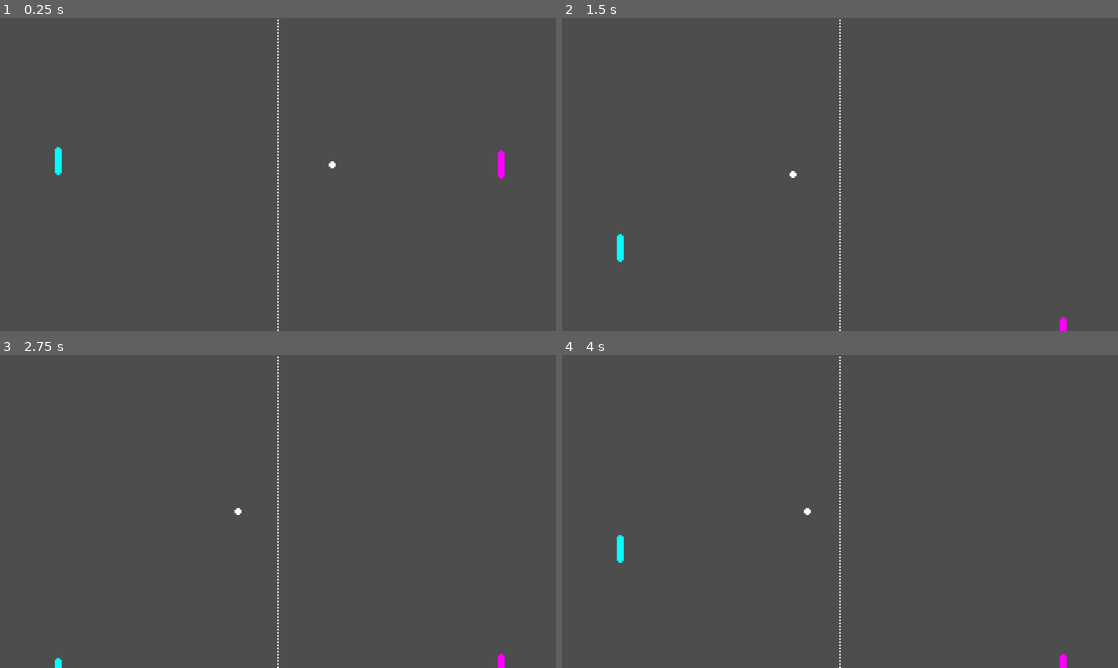
Above: before the commit, frames 1-4 (two rows, left to right).
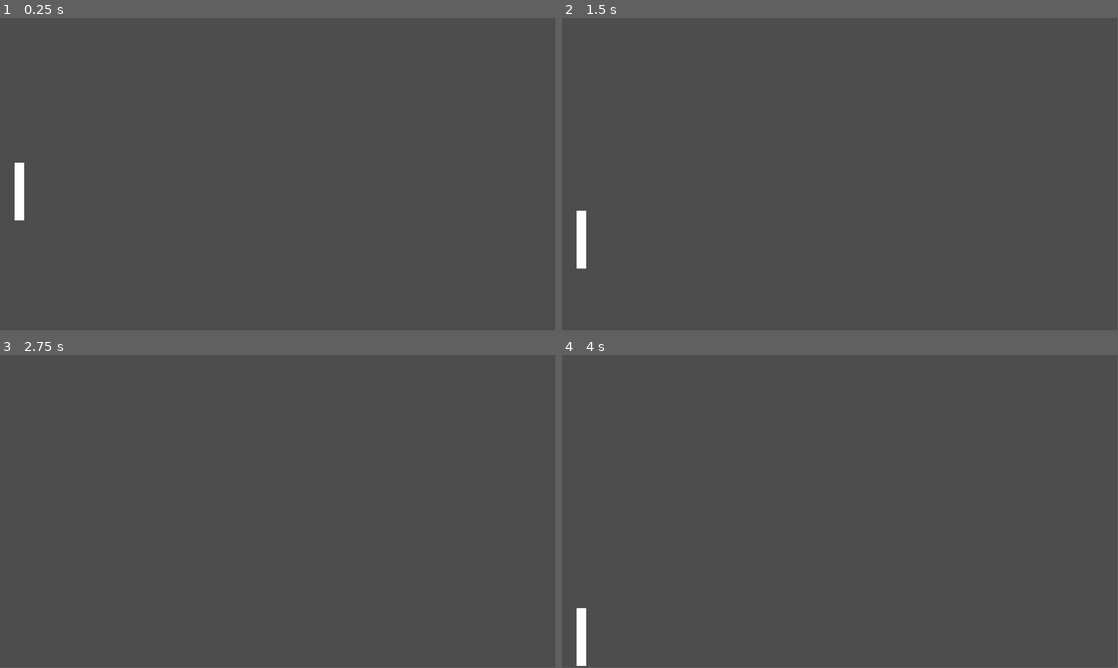
Above: after the commit, the same moments.

Repository: shresthashreejan/pong
Game: Godot game, scene res://scenes/pong.tscn
Two runs of this game, one before a commit and one after it. Both use one fixed random seed, a clock stepped at 60 frames per second and the inputs below. Before the commit the project starts from res://scenes/main.tscn.
Inputs:
- Up to frame 1 (0.25 s): no input
- Up to frame 2 (1.5 s): hold Down (right_move_down, bound only before the commit) 0.53-1.28 s; hold S (left_move_down, bound only before the commit) from 1.28 s (still down)
- Up to frame 3 (2.75 s): release S (left_move_down, bound only before the commit) at 2.03 s; hold Down (right_move_down, bound only before the commit) from 2.03 s (still down)
- Up to frame 4 (4 s): release Down (right_move_down, bound only before the commit) at 2.78 s; hold W (left_move_up, bound only before the commit) 2.78-3.53 s; hold S (left_move_down, bound only before the commit) from 3.53 s (still down)
The window is 800x450 before the commit and 799x449 after it. Grey fills any space a smaller window leaves; there, only what the larger window draws over its background counts as a difference.

The runs differ from the first frame. In frame 1, 0.7% of the frame differs, in the area x 2-91%, y 0-100%; in frame 2, 0.7%; in frame 3, 0.3%; in frame 4, 0.7%.

Commit message:
Reset project

Diff:
--- a/project.godot
+++ b/project.godot
@@ -11,34 +11,6 @@
 [application]
 
 config/name="pong"
-run/main_scene="uid://8vxh1ruhgbcd"
+run/main_scene="uid://cwhnd6h6qwgnd"
 config/features=PackedStringArray("4.5", "Forward Plus")
 config/icon="res://icon.svg"
-
-[display]
-
-window/size/viewport_width=1280
-window/size/viewport_height=720
-
-[input]
-
-left_move_up={
-"deadzone": 0.2,
-"events": [Object(InputEventKey,"resource_local_to_scene":false,"resource_name":"","device":-1,"window_id":0,"alt_pressed":false,"shift_pressed":false,"ctrl_pressed":false,"meta_pressed":false,"pressed":false,"keycode":0,"physical_keycode":87,"key_label":0,"unicode":119,"location":0,"echo":false,"script":null)
-]
-}
-left_move_down={
-"deadzone": 0.2,
-"events": [Object(InputEventKey,"resource_local_to_scene":false,"resource_name":"","device":-1,"window_id":0,"alt_pressed":false,"shift_pressed":false,"ctrl_pressed":false,"meta_pressed":false,"pressed":false,"keycode":0,"physical_keycode":83,"key_label":0,"unicode":115,"location":0,"echo":false,"script":null)
-]
-}
-right_move_up={
-"deadzone": 0.2,
-"events": [Object(InputEventKey,"resource_local_to_scene":false,"resource_name":"","device":-1,"window_id":0,"alt_pressed":false,"shift_pressed":false,"ctrl_pressed":false,"meta_pressed":false,"pressed":false,"keycode":0,"physical_keycode":4194320,"key_label":0,"unicode":0,"location":0,"echo":false,"script":null)
-]
-}
-right_move_down={
-"deadzone": 0.2,
-"events": [Object(InputEventKey,"resource_local_to_scene":false,"resource_name":"","device":-1,"window_id":0,"alt_pressed":false,"shift_pressed":false,"ctrl_pressed":false,"meta_pressed":false,"pressed":false,"keycode":0,"physical_keycode":4194322,"key_label":0,"unicode":0,"location":0,"echo":false,"script":null)
-]
-}
--- a/scenes/main.tscn
+++ /dev/null
@@ -1,30 +0,0 @@
-[gd_scene load_steps=6 format=3 uid="uid://8vxh1ruhgbcd"]
-
-[ext_resource type="Texture2D" uid="uid://bhtxcuobesgjm" path="res://assets/images/left_pallete.png" id="1_jyhfs"]
-[ext_resource type="Script" uid="uid://c51pdyjt6d4cj" path="res://scripts/main.gd" id="1_tbgi4"]
-[ext_resource type="Texture2D" uid="uid://b54fmrqglsgef" path="res://assets/images/right_pallete.png" id="2_tbgi4"]
-[ext_resource type="Texture2D" uid="uid://bui4s2648d486" path="res://assets/images/separator.png" id="3_tefeu"]
-[ext_resource type="Texture2D" uid="uid://b4go3460s7d18" path="res://assets/images/ball.png" id="4_o6xl0"]
-
-[node name="main" type="Node2D"]
-script = ExtResource("1_tbgi4")
-
-[node name="left" type="Sprite2D" parent="."]
-position = Vector2(134, 329)
-scale = Vector2(2, 2)
-texture = ExtResource("1_jyhfs")
-
-[node name="right" type="Sprite2D" parent="."]
-position = Vector2(1154, 337)
-scale = Vector2(2, 2)
-texture = ExtResource("2_tbgi4")
-
-[node name="separator" type="Sprite2D" parent="."]
-position = Vector2(640, 360)
-scale = Vector2(1.8, 1.8)
-texture = ExtResource("3_tefeu")
-
-[node name="ball" type="Sprite2D" parent="."]
-position = Vector2(640, 338)
-scale = Vector2(2, 2)
-texture = ExtResource("4_o6xl0")
--- /dev/null
+++ b/scenes/pong.tscn
@@ -0,0 +1,6 @@
+[gd_scene load_steps=2 format=3 uid="uid://cwhnd6h6qwgnd"]
+
+[ext_resource type="Script" uid="uid://dg6vhq2tumomy" path="res://scripts/pong.gd" id="1_nth8n"]
+
+[node name="pong" type="Node2D"]
+script = ExtResource("1_nth8n")
--- a/scripts/main.gd
+++ /dev/null
@@ -1,55 +0,0 @@
-extends Node2D
-
-const INITIAL_BALL_SPEED = 500
-const PAD_SPEED = 1000
-
-var screen_size
-var pad_size
-var direction = Vector2(1.0, 0.0)
-var ball_speed = INITIAL_BALL_SPEED
-
-func _ready():
-	screen_size = get_viewport_rect().size
-	pad_size = get_node("left").get_texture().get_size()
-	set_process(true)
-
-func _process(delta):
-	var ball_pos = get_node("ball").global_position
-	var left_rect = Rect2(get_node("left").global_position - pad_size * 0.5, pad_size)
-	var right_rect = Rect2(get_node("right").global_position - pad_size * 0.5, pad_size)
-
-	ball_pos += direction * ball_speed * delta
-
-	if ((ball_pos.y < 0 and direction.y < 0) or (ball_pos.y > screen_size.y and direction.y > 0)):
-		direction.y = - direction.y
-
-	if ((left_rect.has_point(ball_pos) and direction.x < 0) or (right_rect.has_point(ball_pos) and direction.x > 0)):
-		direction.x = - direction.x
-		direction.y = randf() * 2.0 - 1
-		direction = direction.normalized()
-		ball_speed *= 1.1
-
-	if (ball_pos.x < 0 or ball_pos.x > screen_size.x):
-		ball_pos = screen_size * 0.5
-		ball_speed = INITIAL_BALL_SPEED
-		direction = Vector2(-1, 0)
-
-	get_node("ball").global_position = ball_pos
-
-	var left_pos = get_node("left").global_position
-
-	if (left_pos.y > 0 and Input.is_action_pressed("left_move_up")):
-		left_pos.y += -PAD_SPEED * delta
-	if (left_pos.y < screen_size.y and Input.is_action_pressed("left_move_down")):
-		left_pos.y += PAD_SPEED * delta
-
-	get_node("left").global_position = left_pos
-
-	var right_pos = get_node("right").global_position
-
-	if (right_pos.y > 0 and Input.is_action_pressed("right_move_up")):
-		right_pos.y += -PAD_SPEED * delta
-	if (right_pos.y < screen_size.y and Input.is_action_pressed("right_move_down")):
-		right_pos.y += PAD_SPEED * delta
-
-	get_node("right").global_position = right_pos
--- /dev/null
+++ b/scripts/pong.gd
@@ -0,0 +1,97 @@
+extends Node2D
+
+const SCREEN_SIZE := Vector2(1280, 720)
+const PADDLE_SIZE := Vector2(20, 120)
+const BALL_SIZE := 16
+
+const PADDLE_SPEED := 500
+const BALL_SPEED := 400
+
+var left_paddle: CharacterBody2D
+var right_paddle: CharacterBody2D
+var ball: CharacterBody2D
+var ball_velocity := Vector2.ZERO
+
+func _ready():
+    DisplayServer.window_set_size(SCREEN_SIZE)
+    create_paddles()
+    create_ball()
+    reset_ball()
+
+func create_paddles():
+    left_paddle = create_paddle()
+    left_paddle.position = Vector2(40, SCREEN_SIZE.y / 2)
+    add_child(left_paddle)
+
+    right_paddle = create_paddle()
+    right_paddle.position = Vector2(SCREEN_SIZE.x - 40, SCREEN_SIZE.y / 2)
+    add_child(right_paddle)
+
+func create_paddle() -> CharacterBody2D:
+    var paddle := CharacterBody2D.new()
+    var collision := CollisionShape2D.new()
+    var shape := RectangleShape2D.new()
+    shape.size = PADDLE_SIZE
+    collision.shape = shape
+    paddle.add_child(collision)
+
+    var rect := ColorRect.new()
+    rect.size = PADDLE_SIZE
+    rect.color = Color.WHITE
+    rect.position = -PADDLE_SIZE / 2
+    paddle.add_child(rect)
+
+    return paddle
+
+func create_ball():
+    ball = CharacterBody2D.new()
+
+    var collision := CollisionShape2D.new()
+    var shape := CircleShape2D.new()
+    shape.radius = BALL_SIZE / 2
+    collision.shape = shape
+    ball.add_child(collision)
+
+    var rect := ColorRect.new()
+    rect.size = Vector2(BALL_SIZE, BALL_SIZE)
+    rect.color = Color.WHITE
+    rect.position = Vector2(-BALL_SIZE / 2, -BALL_SIZE / 2)
+    ball.add_child(rect)
+
+func reset_ball():
+    ball.position = SCREEN_SIZE / 2
+    ball_velocity = Vector2(randf_range(-1.0, 1.0), randf_range(-0.5, 0.5)).normalized() * BALL_SPEED
+
+func _physics_process(delta):
+    handle_paddle_input(delta)
+    move_ball(delta)
+
+func handle_paddle_input(delta: float) -> void:
+    var left_dir := 0
+    if Input.is_key_pressed(KEY_W):
+        left_dir -= 1
+    if Input.is_key_pressed(KEY_S):
+        left_dir += 1
+
+    left_paddle.velocity.y = left_dir * PADDLE_SPEED
+    left_paddle.move_and_slide()
+
+    var right_dir := 0
+    if Input.is_key_pressed(KEY_W):
+        right_dir -= 1
+    if Input.is_key_pressed(KEY_S):
+        right_dir += 1
+
+    right_paddle.velocity.y = right_dir * PADDLE_SPEED
+    right_paddle.move_and_slide()
+
+func move_ball(delta):
+    var collision = ball.move_and_collide(ball_velocity * delta)
+    if collision:
+        ball_velocity = ball_velocity.bounce(collision.get_normal())
+
+    if ball.position.y < 0 or ball.position.y > SCREEN_SIZE.y:
+        ball_velocity.y *= -1
+
+    if ball.position.x < 0 or ball.position.x > SCREEN_SIZE.x:
+        reset_ball()
Binary file removed: assets/images/ball.png
Not shown, removed: assets/images/ball.png.import
Binary file removed: assets/images/left_pallete.png
Not shown, removed: assets/images/left_pallete.png.import
Binary file removed: assets/images/right_pallete.png
Not shown, removed: assets/images/right_pallete.png.import
Binary file removed: assets/images/separator.png
Not shown, removed: assets/images/separator.png.import
Not shown, changed: icon.svg.import
Not shown, removed: scripts/main.gd.uid
Not shown, added: scripts/pong.gd.uid
